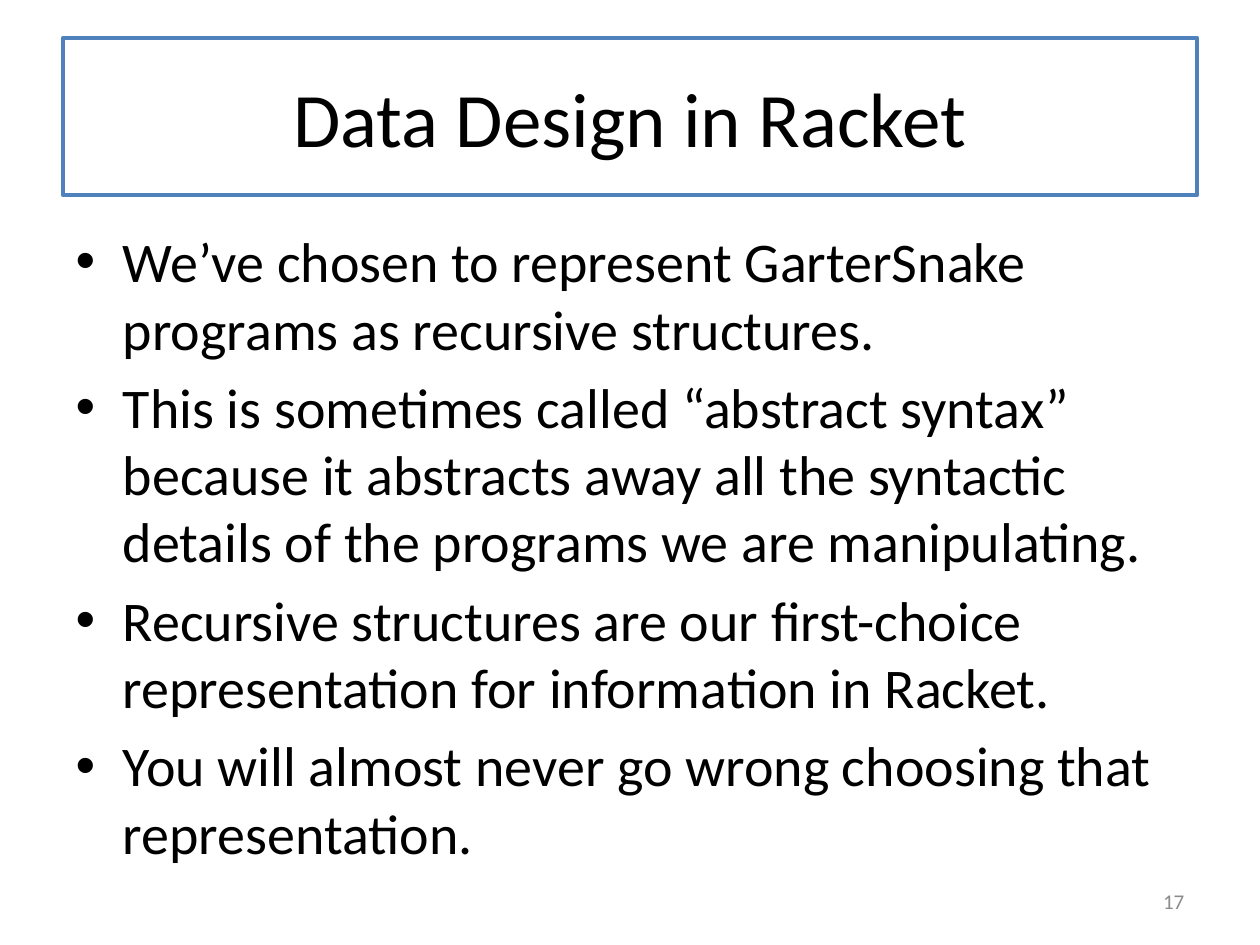
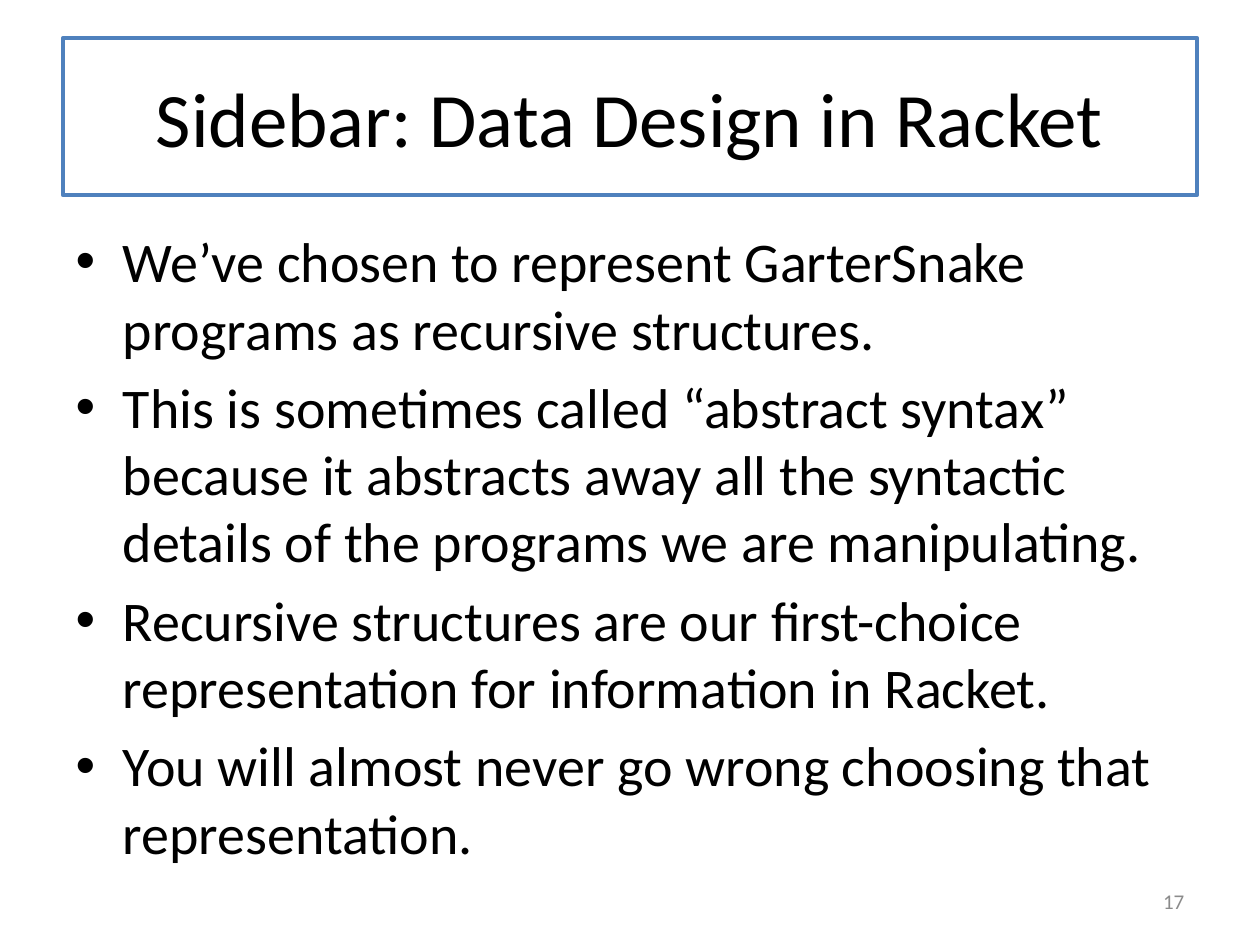
Before and after one commit to mwand/cs5010f16, a slide deck: slide 17 of Slides/Lesson 7.4 Case Study-- Undefined Variables.pptx. Drawn at 1260x945 pixels with LibreOffice and Linux fonts; fonts in the diff are those of the drawing. Boxes give left, top, right and bottom in pixels: in the first picture for what was removed or moved away, otherwise in the second. Text is boxed around its words. In the diff, an @@ line names an element or a change of style, - is before the commit and + after.

```diff
--- a/Slides/Lesson 7.4 Case Study-- Undefined Variables.pptx
+++ b/Slides/Lesson 7.4 Case Study-- Undefined Variables.pptx
@@ title at (x1=156, y1=93, x2=1102, y2=161): text changed @@
-Data Design in Racket
+Sidebar: Data Design in Racket
```
Also in this commit, not shown: 7 other slides changed, 10 slides added, 9 slides removed, 7 other files.
